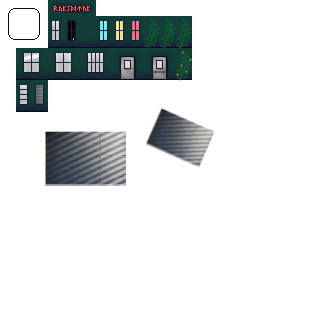
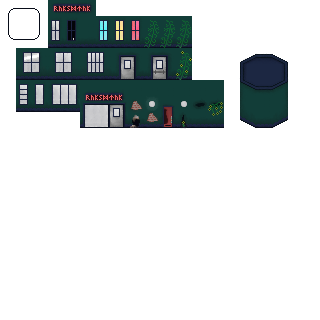
Layers edited between the first and the second 320×320 image:
removed layer "gFIaDpT.png" over [145, 107, 215, 168]
painted on "Pasted Layer" over [23, 20, 289, 129]
removed layer "Pasted Layer #2" over [36, 85, 43, 104]
removed layer "gFIaDpT.png copy" over [45, 131, 126, 186]
removed layer "wall_sprites_wip.png" over [23, 20, 192, 112]
